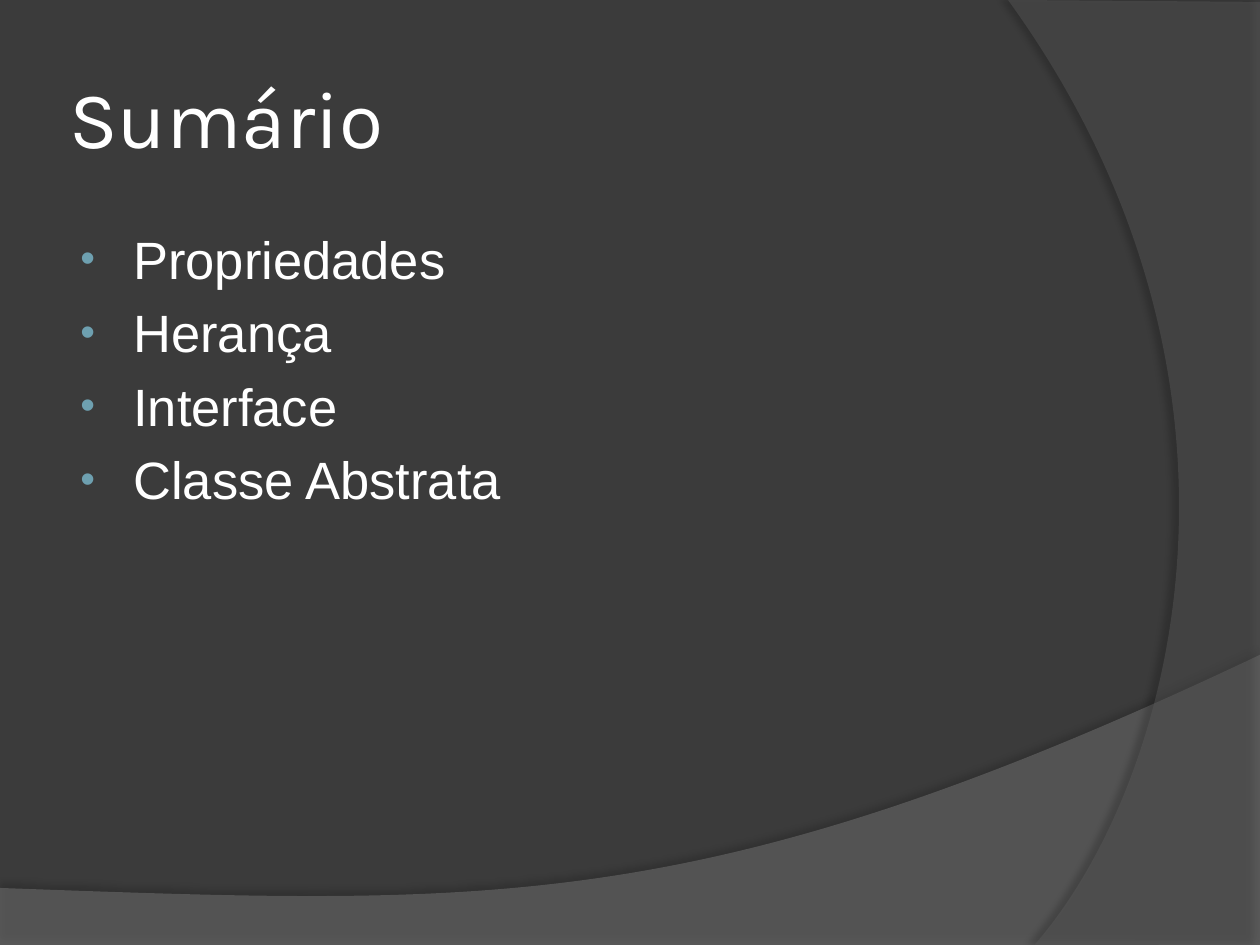
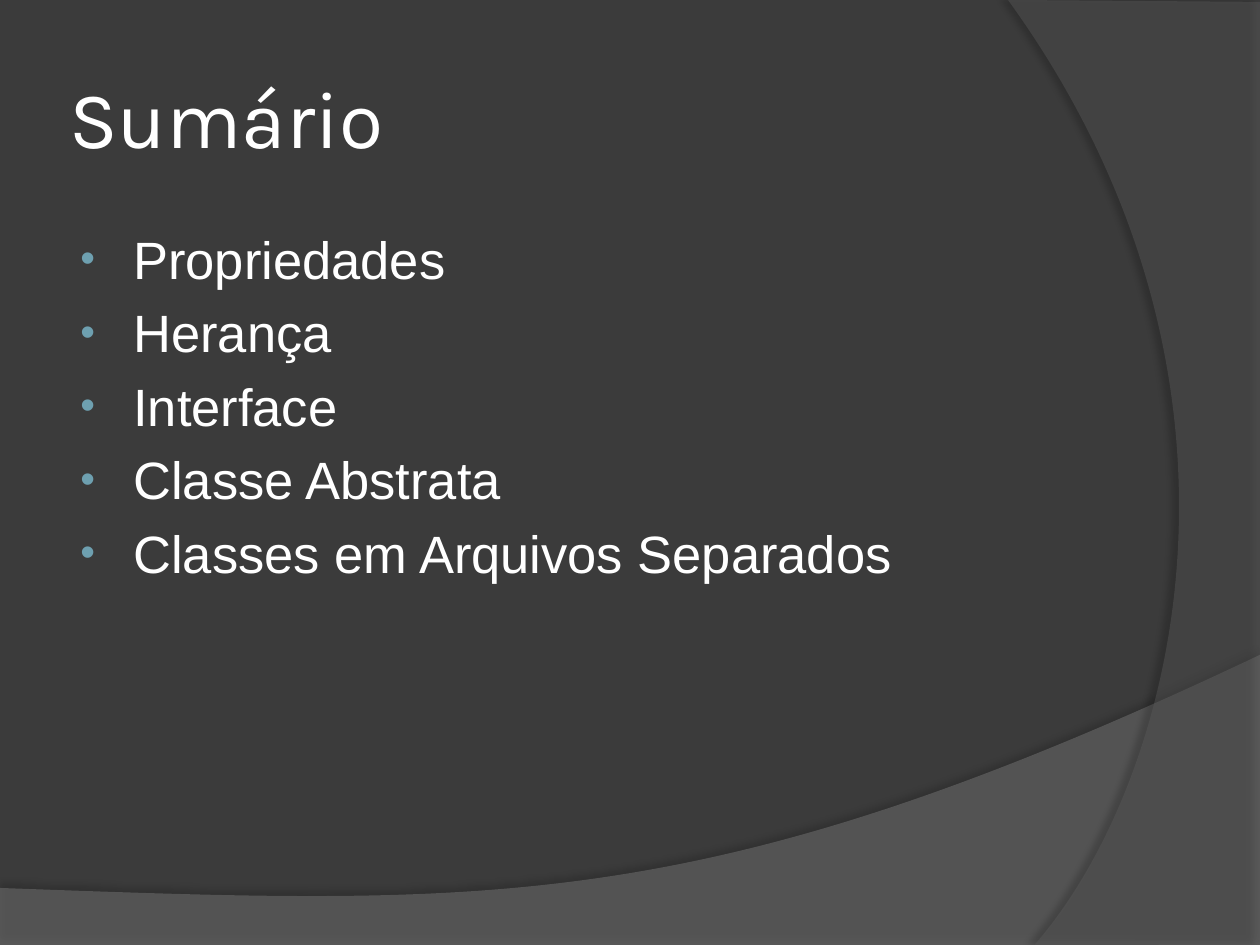
Before and after one commit to wind39/wind39.github.io, a slide deck: slide 3 of curso/modulo2capitulo1.pptx. Drawn at 1260x945 pixels with LibreOffice and Linux fonts; fonts in the diff are those of the drawing. Boxes give left, top, right and bottom in pixels: in the first picture for what was removed or moved away, otherwise in the second. Text is boxed around its words. In the diff, an @@ line names an element or a change of style, - is before the commit and + after.

```diff
--- a/curso/modulo2capitulo1.pptx
+++ b/curso/modulo2capitulo1.pptx
@@ text at (x1=133, y1=535, x2=892, y2=584): paragraph added @@
+• Classes em Arquivos Separados
```
Also in this commit, not shown: 1 other slide changed, 8 slides added, 3 other files.
